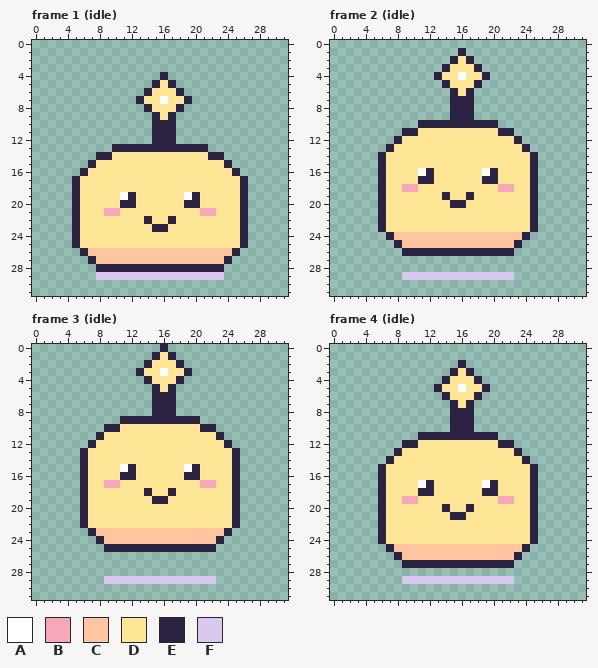
Two versions of one pixel-art file, art/characters/sparkle/glimmer.aseprite. The first picture shows the starting point.
32x32 pixels, 24 frames. Shown: frame 1 (idle), frame 2 (idle), frame 3 (idle), frame 4 (idle). The commit also changed other frames, which this record leaves out.
Palette (. is transparent): A #ffffff  B #f7a8b8  C #ffc59e  D #ffe596  E #2b2140  F #d9c8ee
Pixels before, frame 1 (idle), first column x 5:
 4 ...........E..........
 5 ..........EDE.........
 6 .........EDDDE........
 7 ........EDDADDE.......
 8 .........EDDDE........
 9 ..........EDE.........
10 ..........EEE.........
11 ..........EEE.........
12 ..........EEE.........
13 .....EEEEEEEEEEEE.....
14 ...EEDDDDDDDDDDDDEE...
15 ..EDDDDDDDDDDDDDDDDE..
16 .EDDDDDDDDDDDDDDDDDDE.
17 EDDDDDDDDDDDDDDDDDDDDE
18 EDDDDDDDDDDDDDDDDDDDDE
19 EDDDDDAEDDDDDDAEDDDDDE
20 EDDDDDEEDDDDDDEEDDDDDE
21 EDDDBBDDDDDDDDDDBBDDDE
22 EDDDDDDDDEDDEDDDDDDDDE
23 EDDDDDDDDDEEDDDDDDDDDE
24 EDDDDDDDDDDDDDDDDDDDDE
25 EDDDDDDDDDDDDDDDDDDDDE
26 .ECCCCCCCCCCCCCCCCCCE.
27 ..ECCCCCCCCCCCCCCCCE..
28 ...EEEEEEEEEEEEEEEE...
29 ...FFFFFFFFFFFFFFFF...
Pixels before, frame 2 (idle), first column x 6:
 1 ..........E.........
 2 .........EDE........
 3 ........EDDDE.......
 4 .......EDDADDE......
 5 ........EDDDE.......
 6 .........EDE........
 7 .........EEE........
 8 .........EEE........
 9 .........EEE........
10 .....EEEEEEEEEE.....
11 ...EEDDDDDDDDDDEE...
12 ..EDDDDDDDDDDDDDDE..
13 .EDDDDDDDDDDDDDDDDE.
14 EDDDDDDDDDDDDDDDDDDE
15 EDDDDDDDDDDDDDDDDDDE
16 EDDDDAEDDDDDDAEDDDDE
17 EDDDDEEDDDDDDEEDDDDE
18 EDDBBDDDDDDDDDDBBDDE
19 EDDDDDDDEDDEDDDDDDDE
20 EDDDDDDDDEEDDDDDDDDE
21 EDDDDDDDDDDDDDDDDDDE
22 EDDDDDDDDDDDDDDDDDDE
23 EDDDDDDDDDDDDDDDDDDE
24 .ECCCCCCCCCCCCCCCCE.
25 ..ECCCCCCCCCCCCCCE..
26 ...EEEEEEEEEEEEEE...
27 ....................
28 ....................
29 ...FFFFFFFFFFFFFF...
Pixels before, frame 3 (idle), first column x 6:
 0 ..........E.........
 1 .........EDE........
 2 ........EDDDE.......
 3 .......EDDADDE......
 4 ........EDDDE.......
 5 .........EDE........
 6 .........EEE........
 7 .........EEE........
 8 .........EEE........
 9 .....EEEEEEEEEE.....
10 ...EEDDDDDDDDDDEE...
11 ..EDDDDDDDDDDDDDDE..
12 .EDDDDDDDDDDDDDDDDE.
13 EDDDDDDDDDDDDDDDDDDE
14 EDDDDDDDDDDDDDDDDDDE
15 EDDDDAEDDDDDDAEDDDDE
16 EDDDDEEDDDDDDEEDDDDE
17 EDDBBDDDDDDDDDDBBDDE
18 EDDDDDDDEDDEDDDDDDDE
19 EDDDDDDDDEEDDDDDDDDE
20 EDDDDDDDDDDDDDDDDDDE
21 EDDDDDDDDDDDDDDDDDDE
22 EDDDDDDDDDDDDDDDDDDE
23 .ECCCCCCCCCCCCCCCCE.
24 ..ECCCCCCCCCCCCCCE..
25 ...EEEEEEEEEEEEEE...
26 ....................
27 ....................
28 ....................
29 ...FFFFFFFFFFFFFF...
Pixels before, frame 4 (idle), first column x 6:
 2 ..........E.........
 3 .........EDE........
 4 ........EDDDE.......
 5 .......EDDADDE......
 6 ........EDDDE.......
 7 .........EDE........
 8 .........EEE........
 9 .........EEE........
10 .........EEE........
11 .....EEEEEEEEEE.....
12 ...EEDDDDDDDDDDEE...
13 ..EDDDDDDDDDDDDDDE..
14 .EDDDDDDDDDDDDDDDDE.
15 EDDDDDDDDDDDDDDDDDDE
16 EDDDDDDDDDDDDDDDDDDE
17 EDDDDAEDDDDDDAEDDDDE
18 EDDDDEEDDDDDDEEDDDDE
19 EDDBBDDDDDDDDDDBBDDE
20 EDDDDDDDEDDEDDDDDDDE
21 EDDDDDDDDEEDDDDDDDDE
22 EDDDDDDDDDDDDDDDDDDE
23 EDDDDDDDDDDDDDDDDDDE
24 EDDDDDDDDDDDDDDDDDDE
25 .ECCCCCCCCCCCCCCCCE.
26 ..ECCCCCCCCCCCCCCE..
27 ...EEEEEEEEEEEEEE...
28 ....................
29 ...FFFFFFFFFFFFFF...
After:
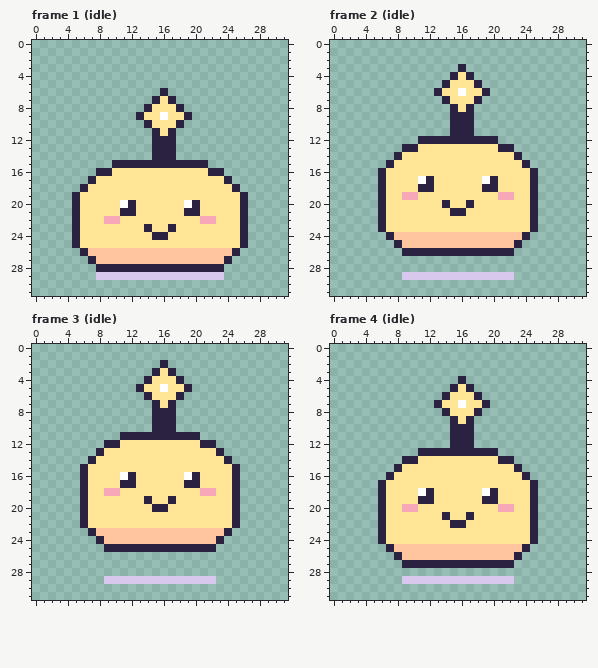
Edits made:
Changed rows in their new state; - is an unchanged pixel.
Frame 1 (idle), layer "pet":
first column x 5:
 4 -----------.----------
 5 ----------...---------
 6 ---------..E..--------
 7 --------..EDE..-------
 9 --------EDDADDE-------
10 ---------EDDDE--------
11 -----------D----------
13 -----.....---....-----
14 ---.......EEE......---
15 --...EEEEEEEEEEEE...--
16 -..EE------------EE..-
17 ..E----------------E..
18 .E------------------E.
19 ------DD------DD------
20 ------A-------A-------
21 ----DDEE------EEDD----
22 ----BB---D--D---BB----
23 ---------EDDE---------
24 ----------EE----------
Frame 2 (idle), layer "pet":
first column x 6:
 1 ----------.---------
 2 ---------...--------
 3 --------..E..-------
 4 -------..EDE..------
 6 -------EDDADDE------
 7 --------EDDDE-------
 8 ----------D---------
10 -----....---...-----
11 ---......EEE.....---
12 --...EEEEEEEEEE...--
13 -..EE----------EE..-
14 ..E--------------E..
15 .E----------------E.
16 -----DD------DD-----
17 -----A-------A------
18 ---DDEE------EEDD---
19 ---BB---D--D---BB---
20 --------EDDE--------
21 ---------EE---------
Frame 3 (idle), layer "pet":
first column x 6:
 0 ----------.---------
 1 ---------...--------
 2 --------..E..-------
 3 -------..EDE..------
 5 -------EDDADDE------
 6 --------EDDDE-------
 7 ----------D---------
 9 -----....---...-----
10 ---......EEE.....---
11 --...EEEEEEEEEE...--
12 -..EE----------EE..-
13 ..E--------------E..
14 .E----------------E.
15 -----DD------DD-----
16 -----A-------A------
17 ---DDEE------EEDD---
18 ---BB---D--D---BB---
19 --------EDDE--------
20 ---------EE---------
Frame 4 (idle), layer "pet":
first column x 6:
 2 ----------.---------
 3 ---------...--------
 4 --------..E..-------
 5 -------..EDE..------
 7 -------EDDADDE------
 8 --------EDDDE-------
 9 ----------D---------
11 -----....---...-----
12 ---......EEE.....---
13 --...EEEEEEEEEE...--
14 -..EE----------EE..-
15 ..E--------------E..
16 .E----------------E.
17 -----DD------DD-----
18 -----A-------A------
19 ---DDEE------EEDD---
20 ---BB---D--D---BB---
21 --------EDDE--------
22 ---------EE---------
Boxes around the changes in both pictures, in picture pixels (x1, y1, x2, y2):
changed: (72, 72, 248, 240)
changed: (378, 48, 538, 216)
changed: (80, 344, 240, 512)
changed: (378, 360, 538, 528)
